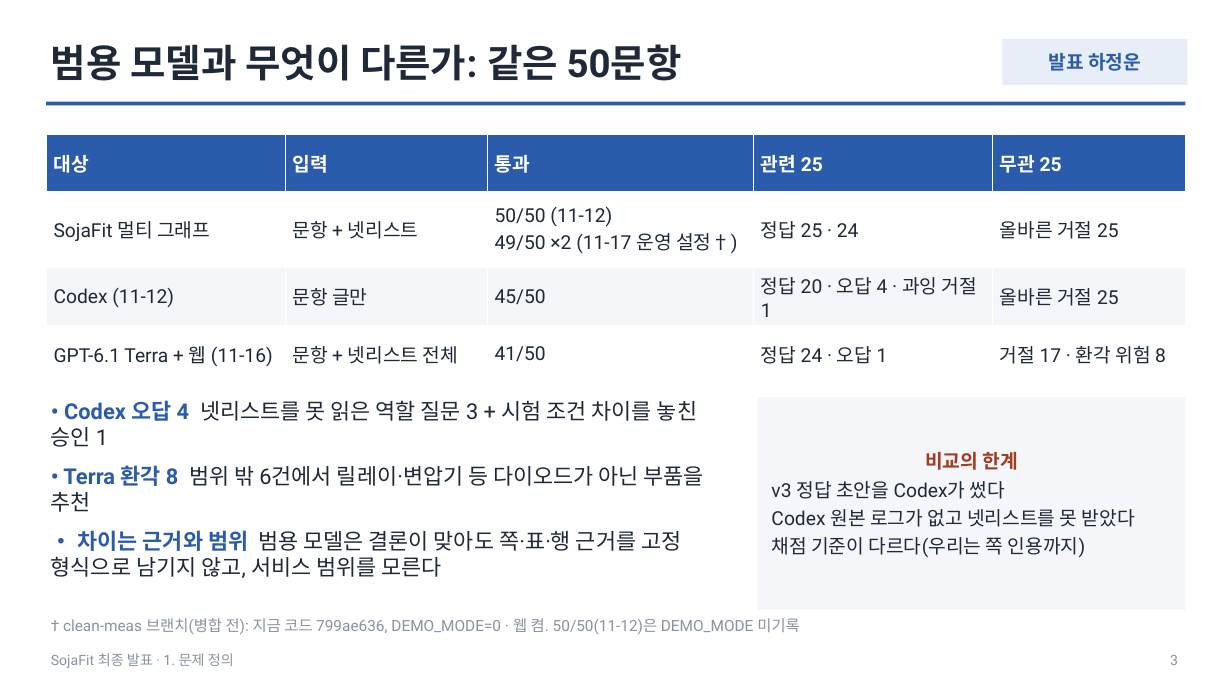
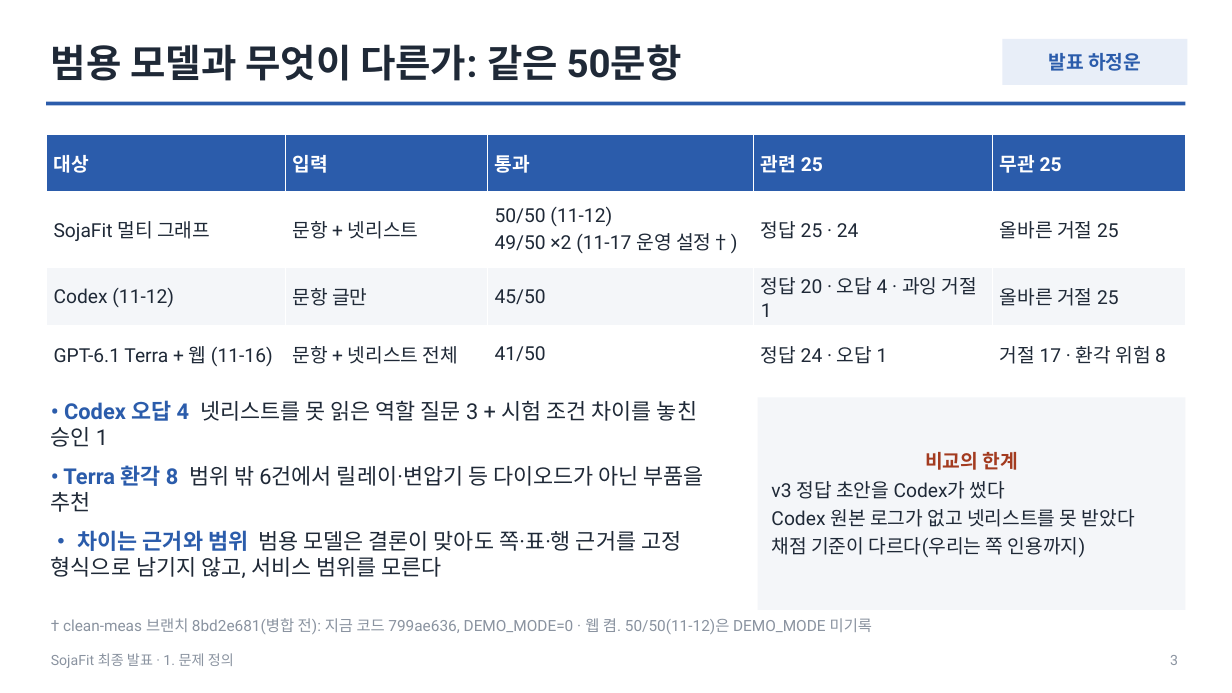
Before and after one commit to HJU5022/SojaFit, a slide deck: slide 3 of docs/deliverables/presentation/sojafit-final-2026-11-18.pptx. Drawn at 1232x693 pixels with LibreOffice and Linux fonts; fonts in the diff are those of the drawing. Boxes give left, top, right and bottom in pixels: in the first picture for what was removed or moved away, otherwise in the second. Text is boxed around its words. In the diff, an @@ line names an element or a change of style, - is before the commit and + after.

Commit message:
docs(deliverables): 발표 덱 표 칸 줄바꿈을 문단으로, clean-meas 근거를 8bd2e681로 고정, 검색 지표와 시연 장면에 출처에 있는 조건만 남긴다

```diff
--- a/docs/deliverables/presentation/sojafit-final-2026-11-18.pptx
+++ b/docs/deliverables/presentation/sojafit-final-2026-11-18.pptx
@@ text at [63,618,872,634]: text changed @@
-† clean-meas 브랜치(병합 전): 지금 코드 799ae636, DEMO_MODE=0 · 웹 켬. 50/50(11-12)은 DEMO_MODE 미기록
+† clean-meas 브랜치 8bd2e681(병합 전): 지금 코드 799ae636, DEMO_MODE=0 · 웹 켬. 50/50(11-12)은 DEMO_MODE 미기록
```
Also in this commit, not shown: 8 other slides changed, 1 other file.
